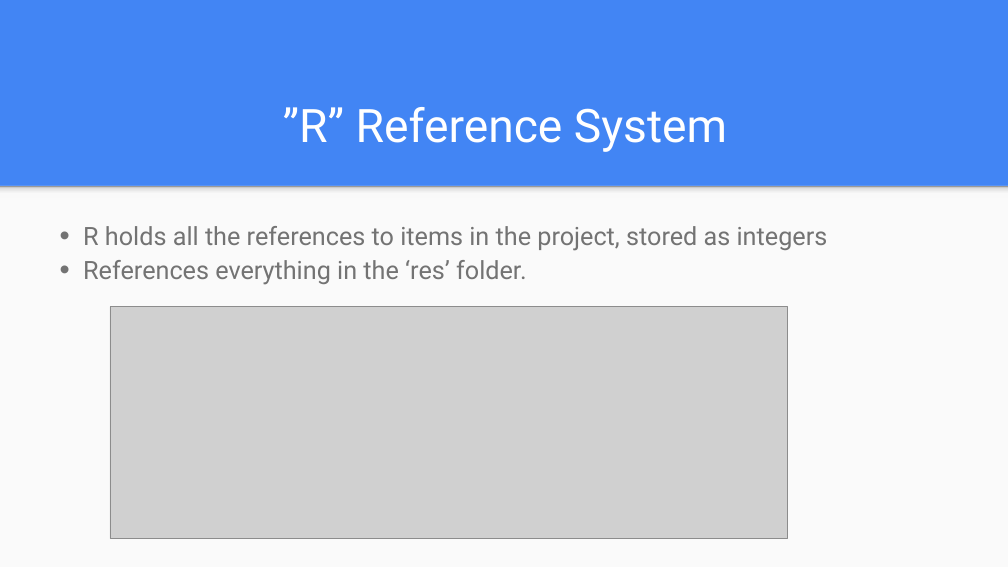
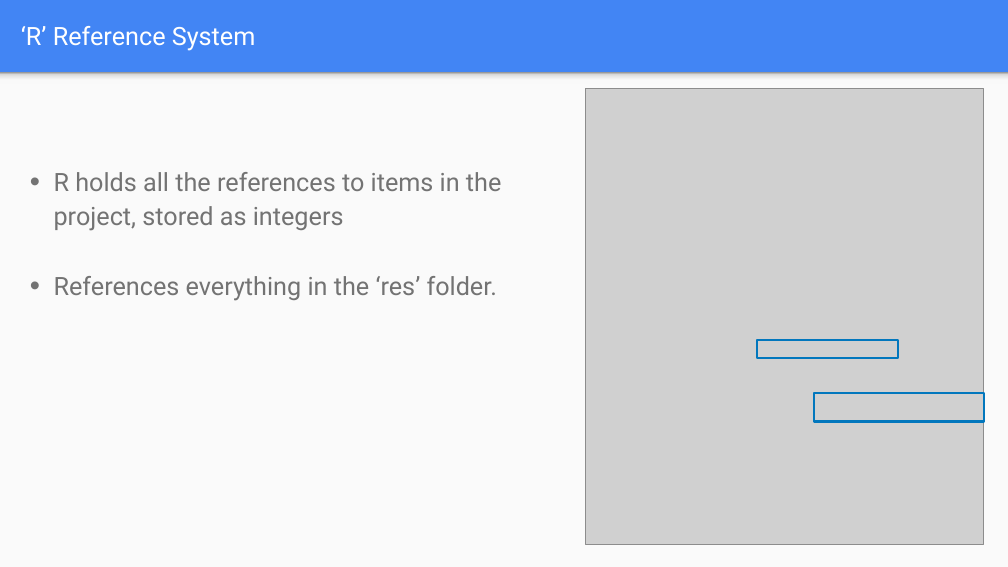
Before and after one commit to git-mad/website, a slide deck: slide 12 of guides/presentations/Basics.pptx (slide 8 before the commit). Drawn at 1008x567 pixels with LibreOffice and Linux fonts; fonts in the diff are those of the drawing; grey boxes stand for pictures. Boxes give left, top, right and bottom in pixels: in the first picture for what was removed or moved away, otherwise in the second. Text is boxed around its words. In the diff, an @@ line names an element or a change of style, - is before the commit and + after.

```diff
--- a/guides/presentations/Basics.pptx
+++ b/guides/presentations/Basics.pptx
@@ title at [21,26,256,51]: text changed; size 44 to 24 pt @@
-”R” Reference System
+‘R’ Reference System
@@ rectangle: place and size @@
-rectangle at [0,186,1008,567]
+rectangle at [0,73,1008,567]
@@ rectangle: place and size @@
-rectangle at [0,186,1008,198]
+rectangle at [0,73,1008,85]
@@ picture added at [585,88,984,544] @@
@@ text "R holds all the references ..." rewrapped from [83,226,828,285] to [54,172,501,301] @@
@@ picture removed at [110,307,787,539] @@
@@ rectangle added at [758,340,898,358], outline #0277BD 2 pt @@
@@ rectangle added at [814,393,984,422], outline #0277BD 2 pt @@
```
Also in this commit, not shown: 9 other slides changed, 7 slides added, 3 slides removed, 2 other files.
